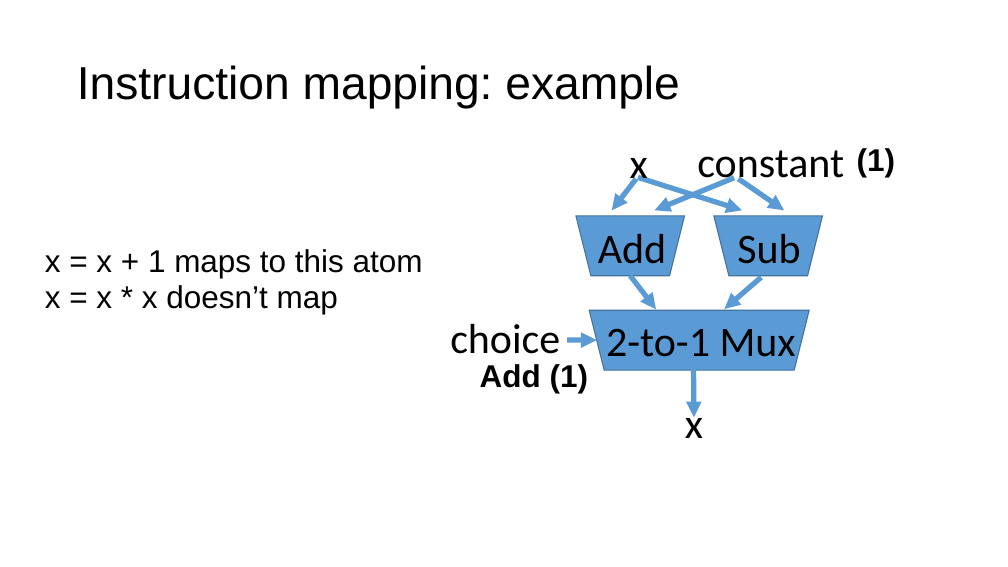
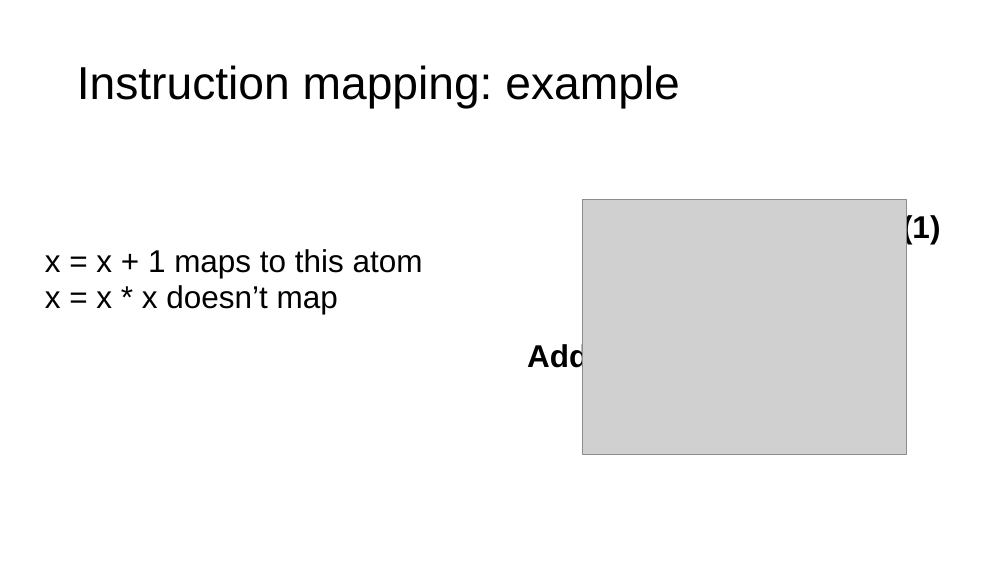
Before and after one commit to anirudhSK/pifo-domino-marple-ppts, a slide deck: slide 28 of domino_pifo.pptx (slide 29 before the commit). Drawn at 1008x567 pixels with LibreOffice and Linux fonts; fonts in the diff are those of the drawing; grey boxes stand for pictures. Boxes give left, top, right and bottom in pixels: in the first picture for what was removed or moved away, otherwise in the second. Text is boxed around its words. In the diff, an @@ line names an element or a change of style, - is before the commit and + after.

```diff
--- a/domino_pifo.pptx
+++ b/domino_pifo.pptx
@@ arrow removed from (636, 179) to (612, 210) @@
@@ text removed at <box>630,158,648,189</box> @@
-x
@@ arrow removed from (638, 178) to (742, 210) @@
@@ arrow removed from (734, 178) to (655, 210) @@
@@ text removed at <box>697,150,844,187</box> @@
-constant
@@ arrow removed from (739, 179) to (784, 210) @@
@@ picture added at <box>583,199,907,454</box> @@
@@ text "(1)": place and size @@
-text "(1)" at <box>857,148,895,177</box>
+text "(1)" at <box>902,213,940,244</box>
@@ trapezoid removed at <box>576,216,685,276</box> @@
@@ text removed at <box>598,234,666,264</box> @@
-Add
@@ trapezoid removed at <box>714,216,823,276</box> @@
@@ text removed at <box>737,234,800,264</box> @@
-Sub
@@ arrow removed from (631, 276) to (656, 309) @@
@@ arrow removed from (761, 278) to (724, 309) @@
@@ text removed at <box>450,324,560,354</box> @@
-choice
@@ trapezoid removed at <box>589,310,809,370</box> @@
@@ text removed at <box>606,328,796,366</box> @@
-2-to-1 Mux
@@ text at <box>527,342,588,373</box>: text changed @@
-Add (1)
+Add
@@ arrow removed from (567, 340) to (597, 340) @@
@@ arrow removed from (693, 367) to (694, 417) @@
@@ text removed at <box>685,403,703,438</box> @@
-x
```
Also in this commit, not shown: 54 other slides changed, 2 slides added, 1 slide removed.
